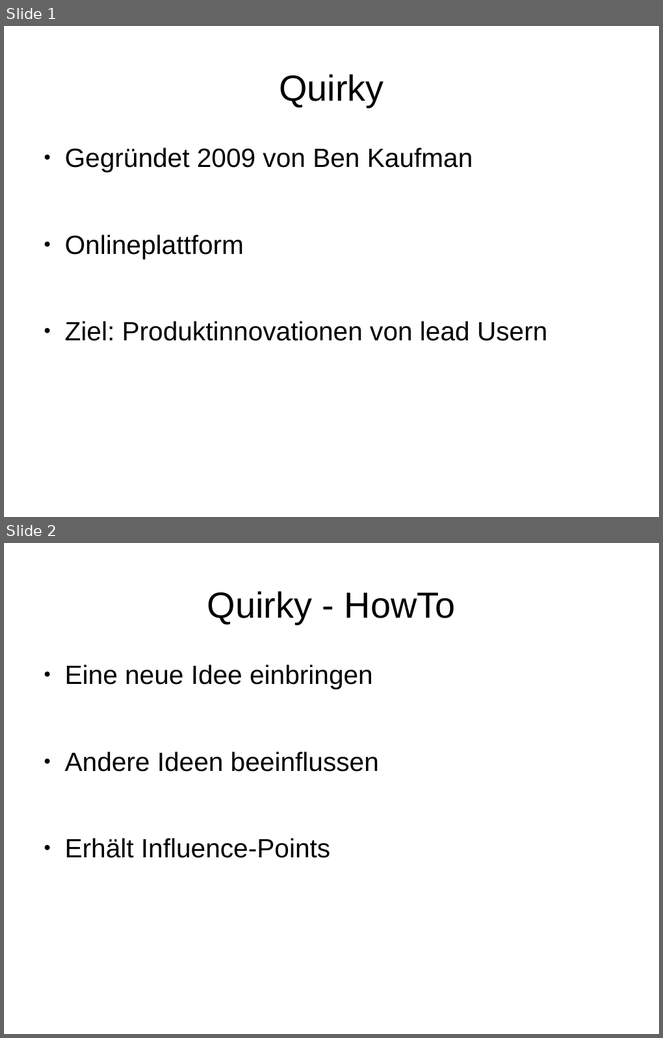
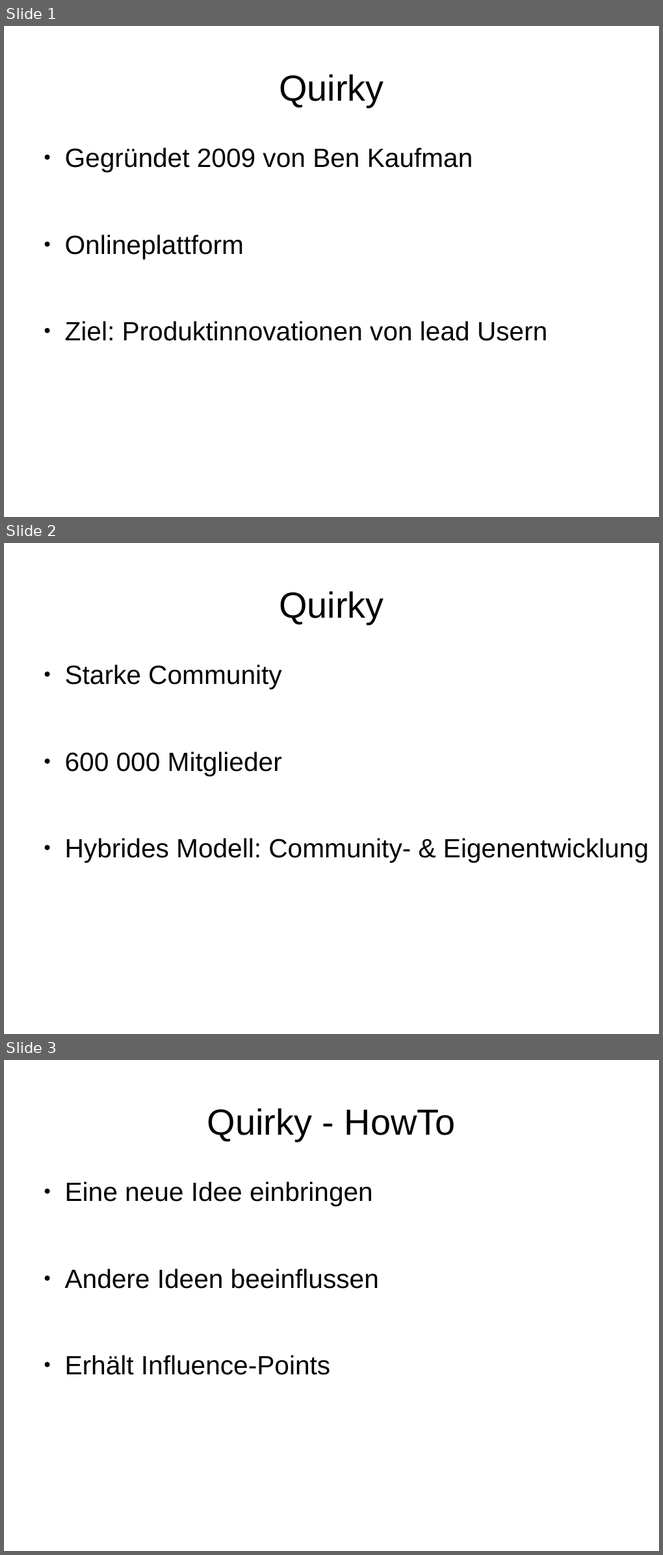
Before and after one commit to Anton1718/IMM_SocialMediaInADevelopmentProcess4711, a slide deck: Folien-Fallbeispiel.odp. Shown one above the other, each under a label of ours: slides 1 and 2 before the commit, slides 1, 2 and 3 after it. The pictures are 663x1038 and 663x1555 pixels, drawn with LibreOffice and Linux fonts; fonts in the diff are those of the drawing. Boxes give left, top, right and bottom in pixels: in the first picture for what was removed or moved away, otherwise in the second. Text is boxed around its words. In the diff, an @@ line names an element or a change of style, - is before the commit and + after.

```diff
--- a/Folien-Fallbeispiel.odp
+++ b/Folien-Fallbeispiel.odp
@@ slide 2 added at (4,543,659,1034), background #FFFFFF @@
@@ title added at (279,591,384,624), 44 pt, text #000000 @@
+Quirky
@@ text added at (65,665,649,863), 32 pt, text #000000 @@
+● Starke Community
+● 600 000 Mitglieder
+● Hybrides Modell: Community- & Eigenentwicklung
@@ what was slide 2 is now slide 3 @@
```
Also in this commit, not shown: 1 other slide added, 1 other file.
